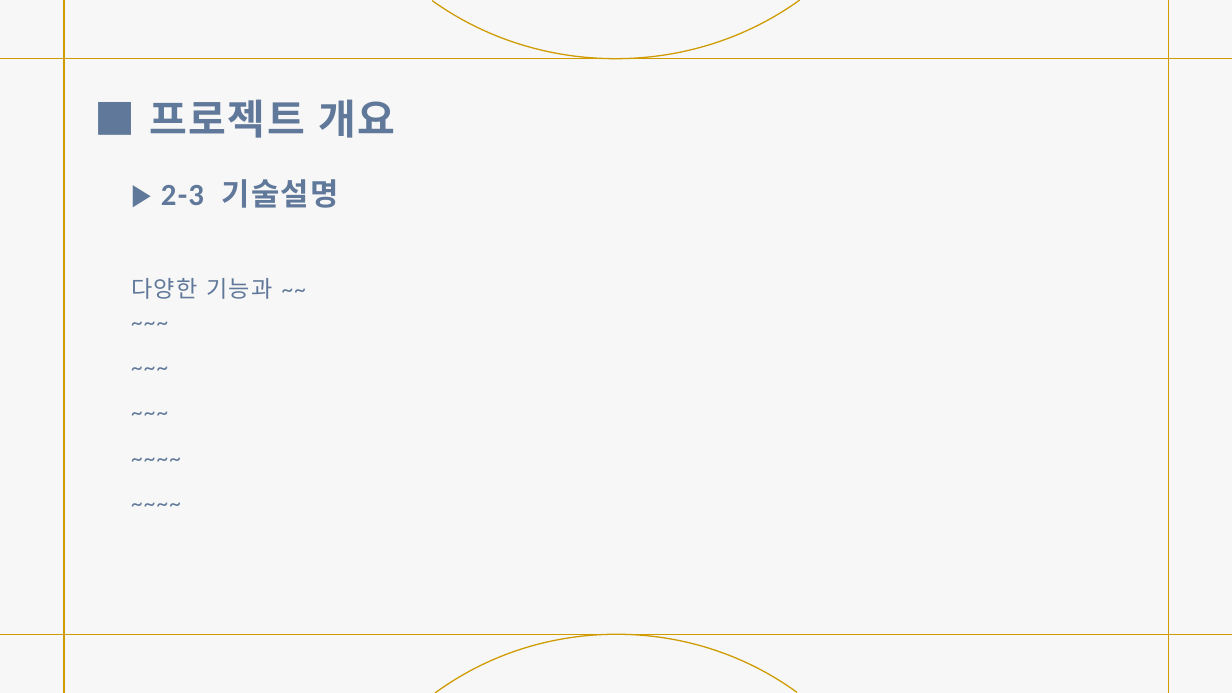
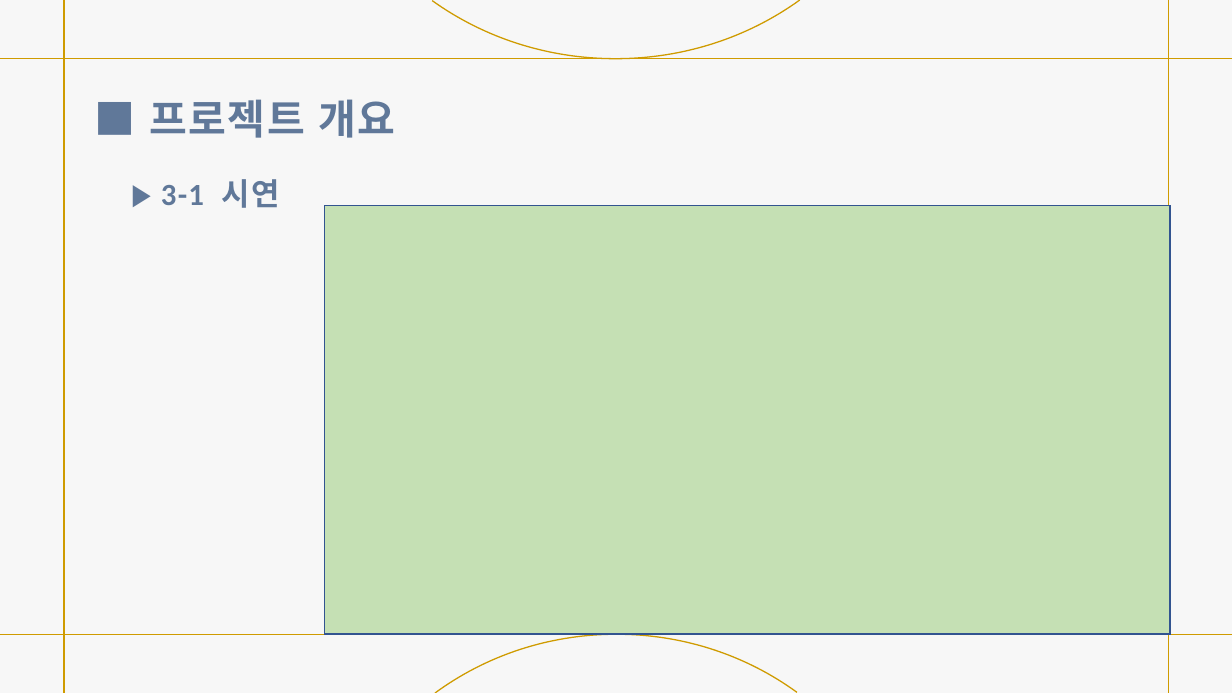
Before and after one commit to JJacking/projectUpdate, a slide deck: slide 8 of 경매 사이트 제작.pptx (slide 7 before the commit). Drawn at 1232x693 pixels with LibreOffice and Linux fonts; fonts in the diff are those of the drawing. Boxes give left, top, right and bottom in pixels: in the first picture for what was removed or moved away, otherwise in the second. Text is boxed around its words. In the diff, an @@ line names an element or a change of style, - is before the commit and + after.

```diff
--- a/경매 사이트 제작.pptx
+++ b/경매 사이트 제작.pptx
@@ text at bbox=[161, 179, 280, 208]: text changed; size 18 to 24 pt; bold on @@
-▶ 2-3 기술설명
-다양한 기능과 ~~
-~~~
-~~~
-~~~
-~~~~
-~~~~
+▶ 3-1 시연
@@ rectangle added at bbox=[324, 206, 1170, 635], fill #C5E0B4, outline #325491 1 pt @@
```
Also in this commit, not shown: 9 other slides changed, 7 slides added.
